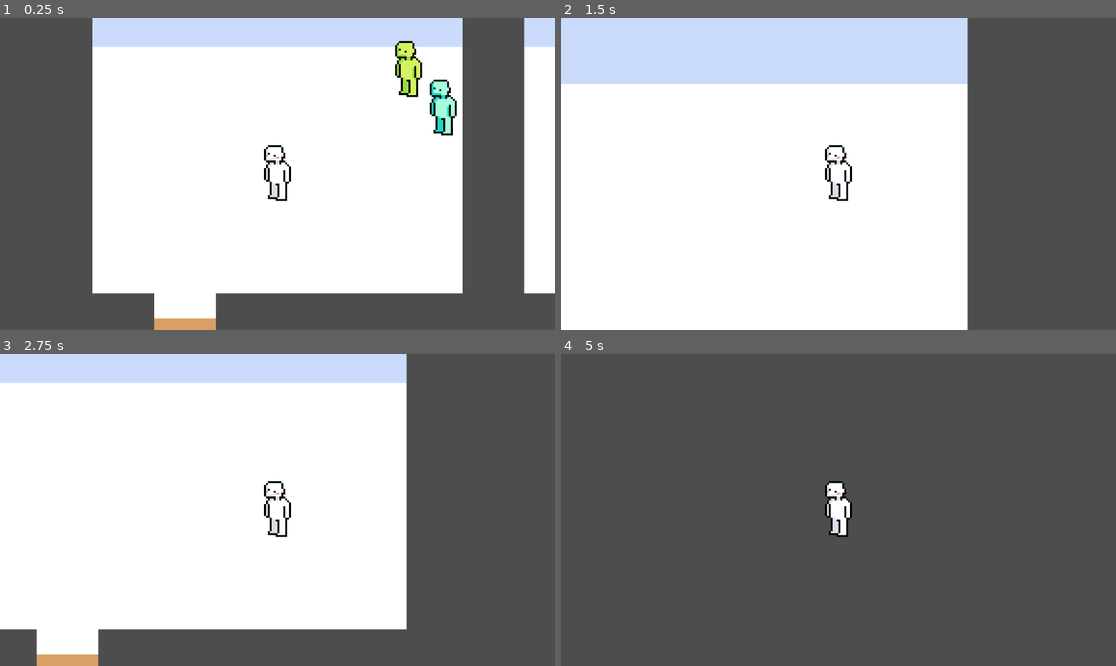
Above: before the commit, frames 1-4 (two rows, left to right).
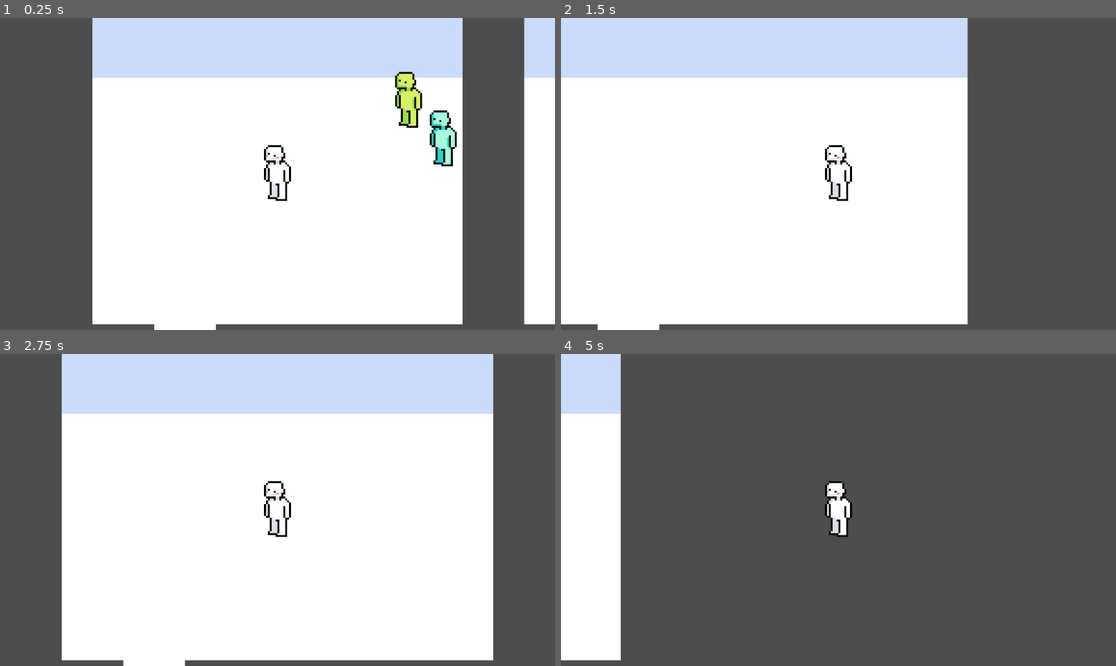
Above: after the commit, the same moments.

Repository: nominr/fatal-attraction
Game: Godot game, scene res://scenes/game.tscn
Two runs of this game, one before a commit and one after it. Both use one fixed random seed, a clock stepped at 60 frames per second and the inputs below.
Inputs:
- Up to frame 1 (0.25 s): no input
- Up to frame 2 (1.5 s): tap Enter (ui_accept) at 0.5, 0.6, 0.77, 1.07, 1.35 s; hold Right (ui_right) from 0.53 s (still down)
- Up to frame 3 (2.75 s): tap Enter (ui_accept) at 1.52, 1.82, 2.1 s; release Right (ui_right) at 2.03 s; hold Left (ui_left) from 2.03 s (still down)
- Up to frame 4 (5 s): release Left (ui_left) at 2.78 s; hold Right (ui_right) 2.78-4.28 s; tap Enter (ui_accept) at 2.85, 3.02, 3.32, 3.6, 3.77, 4.07, 4.25, 4.35, 4.52, 4.82 s; hold Left (ui_left) from 4.28 s (still down)

The runs differ from the first frame. In frame 1, 15% of the frame differs, in the area x 16-100%, y 7-100%; in frame 2, 2.7%; in frame 3, 38%, in the area x 0-89%, y 0-100%; in frame 4, 11%.

Commit message:
wasd changes

Diff:
--- a/project.godot
+++ b/project.godot
@@ -19,6 +19,38 @@
 
 project/assembly_name="fatal attraction"
 
+[input]
+
+left={
+"deadzone": 0.2,
+"events": [Object(InputEventKey,"resource_local_to_scene":false,"resource_name":"","device":0,"window_id":0,"alt_pressed":false,"shift_pressed":false,"ctrl_pressed":false,"meta_pressed":false,"pressed":false,"keycode":0,"physical_keycode":65,"key_label":0,"unicode":0,"location":0,"echo":false,"script":null)
+, Object(InputEventKey,"resource_local_to_scene":false,"resource_name":"","device":0,"window_id":0,"alt_pressed":false,"shift_pressed":false,"ctrl_pressed":false,"meta_pressed":false,"pressed":false,"keycode":0,"physical_keycode":4194319,"key_label":0,"unicode":0,"location":0,"echo":false,"script":null)
+]
+}
+right={
+"deadzone": 0.2,
+"events": [Object(InputEventKey,"resource_local_to_scene":false,"resource_name":"","device":-1,"window_id":0,"alt_pressed":false,"shift_pressed":false,"ctrl_pressed":false,"meta_pressed":false,"pressed":false,"keycode":0,"physical_keycode":68,"key_label":0,"unicode":100,"location":0,"echo":false,"script":null)
+, Object(InputEventKey,"resource_local_to_scene":false,"resource_name":"","device":-1,"window_id":0,"alt_pressed":false,"shift_pressed":false,"ctrl_pressed":false,"meta_pressed":false,"pressed":false,"keycode":0,"physical_keycode":4194321,"key_label":0,"unicode":0,"location":0,"echo":false,"script":null)
+]
+}
+up={
+"deadzone": 0.2,
+"events": [Object(InputEventKey,"resource_local_to_scene":false,"resource_name":"","device":-1,"window_id":0,"alt_pressed":false,"shift_pressed":false,"ctrl_pressed":false,"meta_pressed":false,"pressed":false,"keycode":0,"physical_keycode":87,"key_label":0,"unicode":119,"location":0,"echo":false,"script":null)
+, Object(InputEventKey,"resource_local_to_scene":false,"resource_name":"","device":-1,"window_id":0,"alt_pressed":false,"shift_pressed":false,"ctrl_pressed":false,"meta_pressed":false,"pressed":false,"keycode":0,"physical_keycode":4194320,"key_label":0,"unicode":0,"location":0,"echo":false,"script":null)
+]
+}
+down={
+"deadzone": 0.2,
+"events": [Object(InputEventKey,"resource_local_to_scene":false,"resource_name":"","device":-1,"window_id":0,"alt_pressed":false,"shift_pressed":false,"ctrl_pressed":false,"meta_pressed":false,"pressed":false,"keycode":0,"physical_keycode":83,"key_label":0,"unicode":115,"location":0,"echo":false,"script":null)
+, Object(InputEventKey,"resource_local_to_scene":false,"resource_name":"","device":-1,"window_id":0,"alt_pressed":false,"shift_pressed":false,"ctrl_pressed":false,"meta_pressed":false,"pressed":false,"keycode":0,"physical_keycode":4194322,"key_label":0,"unicode":0,"location":0,"echo":false,"script":null)
+]
+}
+click={
+"deadzone": 0.2,
+"events": [Object(InputEventMouseButton,"resource_local_to_scene":false,"resource_name":"","device":-1,"window_id":0,"alt_pressed":false,"shift_pressed":false,"ctrl_pressed":false,"meta_pressed":false,"button_mask":1,"position":Vector2(511, 6),"global_position":Vector2(520, 54),"factor":1.0,"button_index":1,"canceled":false,"pressed":true,"double_click":false,"script":null)
+]
+}
+
 [rendering]
 
 textures/canvas_textures/default_texture_filter=0
--- a/scenes/game.tscn
+++ b/scenes/game.tscn
@@ -18,8 +18,6 @@
 physics_layer_0/collision_layer = 1
 sources/0 = SubResource("TileSetAtlasSource_lnu2h")
 
-[sub_resource type="WorldBoundaryShape2D" id="WorldBoundaryShape2D_uwrxv"]
-
 [node name="Game" type="Node2D"]
 
 [node name="TileMap" type="TileMap" parent="."]
@@ -33,12 +31,6 @@
 position = Vector2(0, -14)
 zoom = Vector2(4, 4)
 
-[node name="horizontal-boundry" type="StaticBody2D" parent="."]
-position = Vector2(0, 15)
-
-[node name="CollisionShape2D" type="CollisionShape2D" parent="horizontal-boundry"]
-shape = SubResource("WorldBoundaryShape2D_uwrxv")
-
 [node name="npc1" parent="." instance=ExtResource("3_lbhrr")]
 position = Vector2(67, -38)
 
--- a/scenes/npc_2.tscn
+++ b/scenes/npc_2.tscn
@@ -1,6 +1,7 @@
-[gd_scene load_steps=5 format=3 uid="uid://dq5dse8h44kes"]
+[gd_scene load_steps=6 format=3 uid="uid://dq5dse8h44kes"]
 
 [ext_resource type="Texture2D" uid="uid://cnbnaaja2u4y4" path="res://assets/sprite-0003.png" id="1_1qclf"]
+[ext_resource type="Script" uid="uid://dfomr80rftmqm" path="res://scripts/npc_2.gd" id="1_23bb0"]
 
 [sub_resource type="AtlasTexture" id="AtlasTexture_23bb0"]
 atlas = ExtResource("1_1qclf")
@@ -21,6 +22,7 @@
 size = Vector2(6, 27)
 
 [node name="npc1" type="Node2D"]
+script = ExtResource("1_23bb0")
 
 [node name="AnimatedSprite2D" type="AnimatedSprite2D" parent="."]
 position = Vector2(1, -16)
--- a/scripts/admirer.gd
+++ b/scripts/admirer.gd
@@ -1,26 +1,11 @@
 extends CharacterBody2D
-# NOTE: BECAUSE THE GAME IS TOP-DOWN (no jumping?) WE DON'T NEED 'GRAVITY'
-# the character just needs to move up/down/sides
 
 const SPEED = 300.0
-const JUMP_VELOCITY = -400.0
 
+func get_input():
+	var input_direction = Input.get_vector("left", "right", "up", "down")
+	velocity = input_direction * SPEED
 
 func _physics_process(delta: float) -> void:
-	# Add the gravity.
-	if not is_on_floor():
-		velocity += get_gravity() * delta
-
-	# Handle jump.
-	if Input.is_action_just_pressed("ui_accept") and is_on_floor():
-		velocity.y = JUMP_VELOCITY
-
-	# Get the input direction and handle the movement/deceleration.
-	# As good practice, you should replace UI actions with custom gameplay actions.
-	var direction := Input.get_axis("ui_left", "ui_right")
-	if direction:
-		velocity.x = direction * SPEED
-	else:
-		velocity.x = move_toward(velocity.x, 0, SPEED)
-
+	get_input()
 	move_and_slide()
Not shown: 1 places in scenes/game.tscn that only renumber resources
